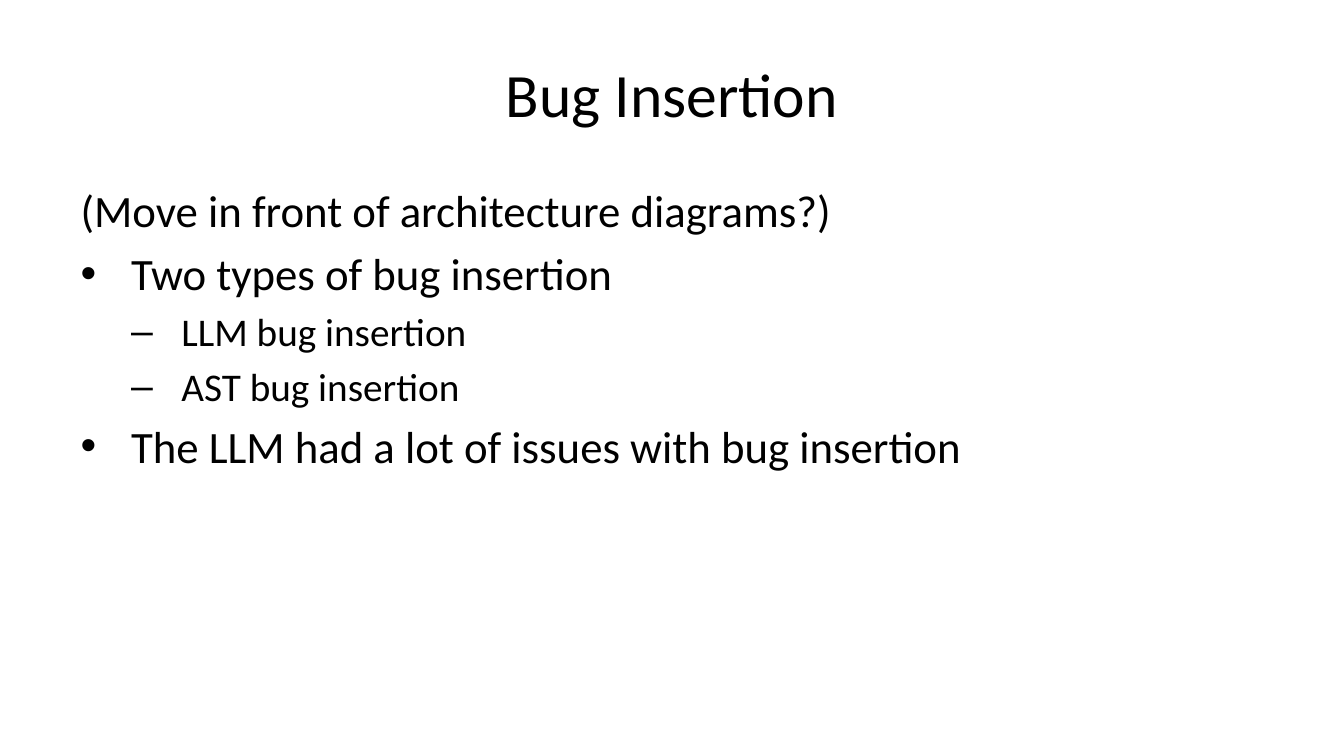
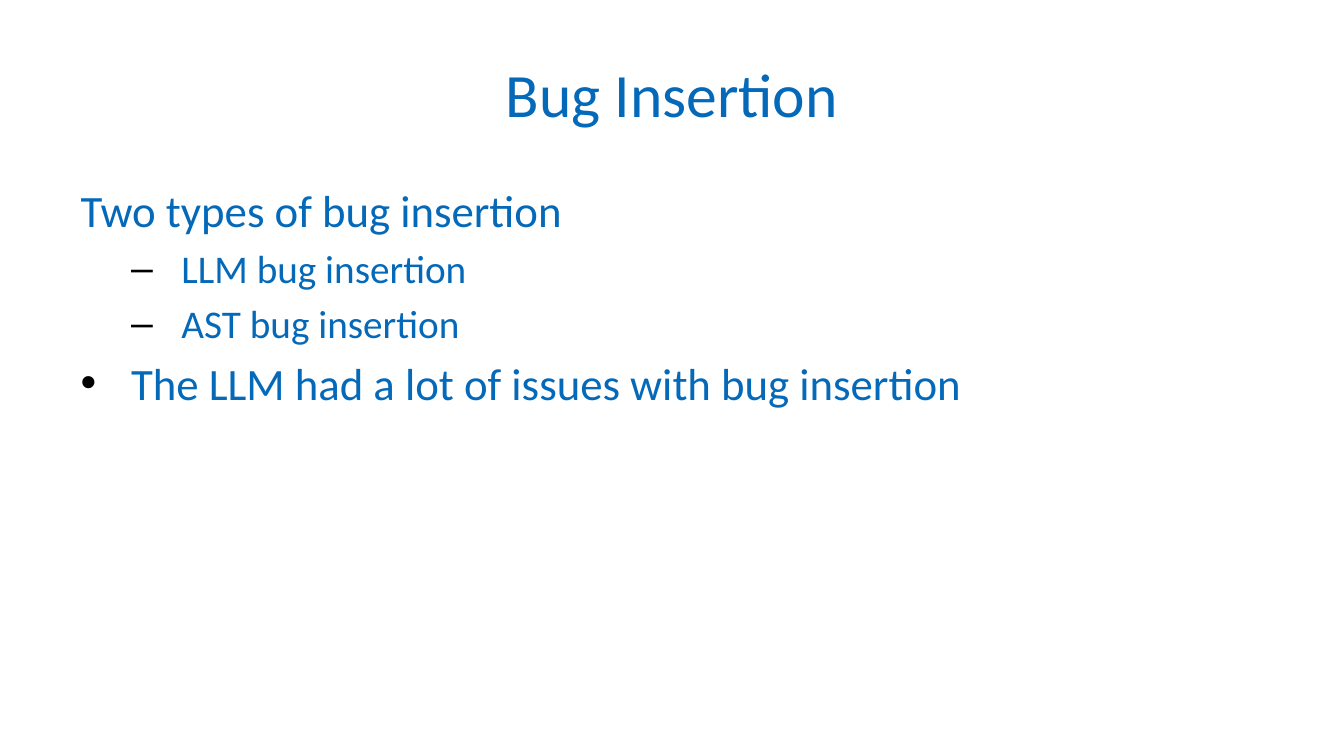
Before and after one commit to Patrick941/MAIProject, a slide deck: slide 7 of Presentation/presentation.odp (slide 9 before the commit). Drawn at 1344x756 pixels with LibreOffice and Linux fonts; fonts in the diff are those of the drawing; background and template pictures are left out. Boxes give left, top, right and bottom in pixels: in the first picture for what was removed or moved away, otherwise in the second. Text is boxed around its words. In the diff, an @@ line names an element or a change of style, - is before the commit and + after.

```diff
--- a/Presentation/presentation.odp
+++ b/Presentation/presentation.odp
@@ title "Bug Insertion" at (x1=506, y1=74, x2=838, y2=128): text colour #000000 to #0569B9 @@
@@ text "Two types of bug insertion" at (x1=81, y1=196, x2=960, y2=408): text colour #000000 to #0569B9; bullet • to none @@
@@ text at (x1=81, y1=194, x2=831, y2=235): paragraph removed @@
-(Move in front of architecture diagrams?)
```
Also in this commit, not shown: 12 other slides changed.
